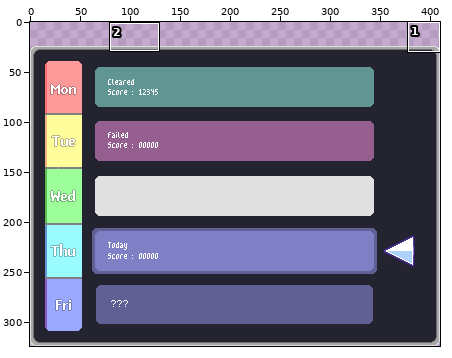
Pixel-art file -- asset TA/level select.aseprite. The first picture is a wide view before the edit; the outline marks the close-up.
Close-up. First the earlier version:
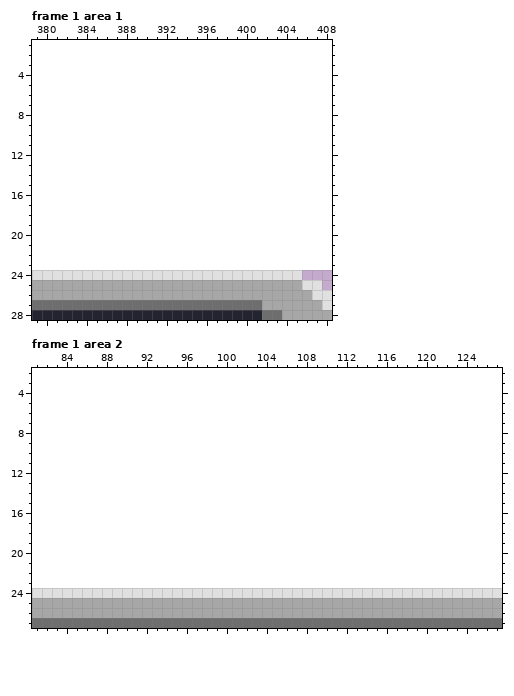
410x300 pixels, 6 frames. Colours within 5 levels of each other are drawn and written as one. Shown: frame 1 area 1: x 379..408, y 1..28; frame 1 area 2: x 81..127, y 2..27. The old version is drawn lined up with the new one, on the new canvas. The commit also changed other frames or places, which this record leaves out.
Now the later version:
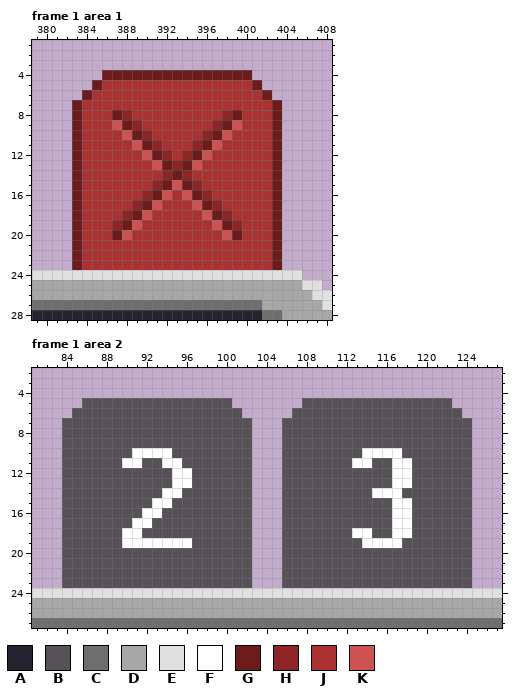
Palette (. is transparent): A #242430  B #565258  C #6e6e6e  D #a7a7a7  E #e0e0e0  F #ffffff  G #6e1b1b  H #8d2525  J #ac3232  K #cf5252
The edit:
canvas 410x300 -> 410x324, the old top-left corner now at 0,24
Changed rows in their new state; - is an unchanged pixel.
Frame 1 area 1:
first column x 383:
 4 ---GGGGGGGGGGGGGGG---
 5 --GJJJJJJJJJJJJJJJG--
 6 -GJJJJJJJJJJJJJJJJJG-
 7 GJJJJJJJJJJJJJJJJJJJG
 8 GJJJGHJJJJJJJJJHGJJJG
 9 GJJJKGHJJJJJJJHGKJJJG
10 GJJJJKGHJJJJJHGKJJJJG
11 GJJJJJKGHJJJHGKJJJJJG
12 GJJJJJJKGHJHGKJJJJJJG
13 GJJJJJJJKGHGKJJJJJJJG
14 GJJJJJJJJHGHJJJJJJJJG
15 GJJJJJJJHGKGHJJJJJJJG
16 GJJJJJJHGKJKGHJJJJJJG
17 GJJJJJHGKJJJKGHJJJJJG
18 GJJJJHGKJJJJJKGHJJJJG
19 GJJJHGKJJJJJJJKGHJJJG
20 GJJJGKJJJJJJJJJKGJJJG
21 GJJJJJJJJJJJJJJJJJJJG
22 GJJJJJJJJJJJJJJJJJJJG
23 GJJJJJJJJJJJJJJJJJJJG
Frame 1 area 2:
first column x 84:
 5 --BBBBBBBBBBBBBBB-------BBBBBBBBBBBBBBB--
 6 -BBBBBBBBBBBBBBBBB-----BBBBBBBBBBBBBBBBB-
 7 BBBBBBBBBBBBBBBBBBB---BBBBBBBBBBBBBBBBBBB
 8 BBBBBBBBBBBBBBBBBBB---BBBBBBBBBBBBBBBBBBB
 9 BBBBBBBBBBBBBBBBBBB---BBBBBBBBBBBBBBBBBBB
10 BBBBBBBFFFFBBBBBBBB---BBBBBBBBFFFFBBBBBBB
11 BBBBBBFFBBFFBBBBBBB---BBBBBBBFFBBFFBBBBBB
12 BBBBBBBBBBBFFBBBBBB---BBBBBBBBBBBFFBBBBBB
13 BBBBBBBBBBBFFBBBBBB---BBBBBBBBBBBFFBBBBBB
14 BBBBBBBBBBFFBBBBBBB---BBBBBBBBBFFFBBBBBBB
15 BBBBBBBBBFFBBBBBBBB---BBBBBBBBBBBFFBBBBBB
16 BBBBBBBBFFBBBBBBBBB---BBBBBBBBBBBFFBBBBBB
17 BBBBBBBFFBBBBBBBBBB---BBBBBBBBBBBFFBBBBBB
18 BBBBBBFFBBBBBBBBBBB---BBBBBBBFFBBFFBBBBBB
19 BBBBBBFFFFFFFBBBBBB---BBBBBBBBFFFFBBBBBBB
20 BBBBBBBBBBBBBBBBBBB---BBBBBBBBBBBBBBBBBBB
21 BBBBBBBBBBBBBBBBBBB---BBBBBBBBBBBBBBBBBBB
22 BBBBBBBBBBBBBBBBBBB---BBBBBBBBBBBBBBBBBBB
23 BBBBBBBBBBBBBBBBBBB---BBBBBBBBBBBBBBBBBBB
Where, in picture pixels (left, top, right, bottom), the same in both close-ups:
added: (72, 70, 282, 270)
added: (62, 398, 472, 588)
